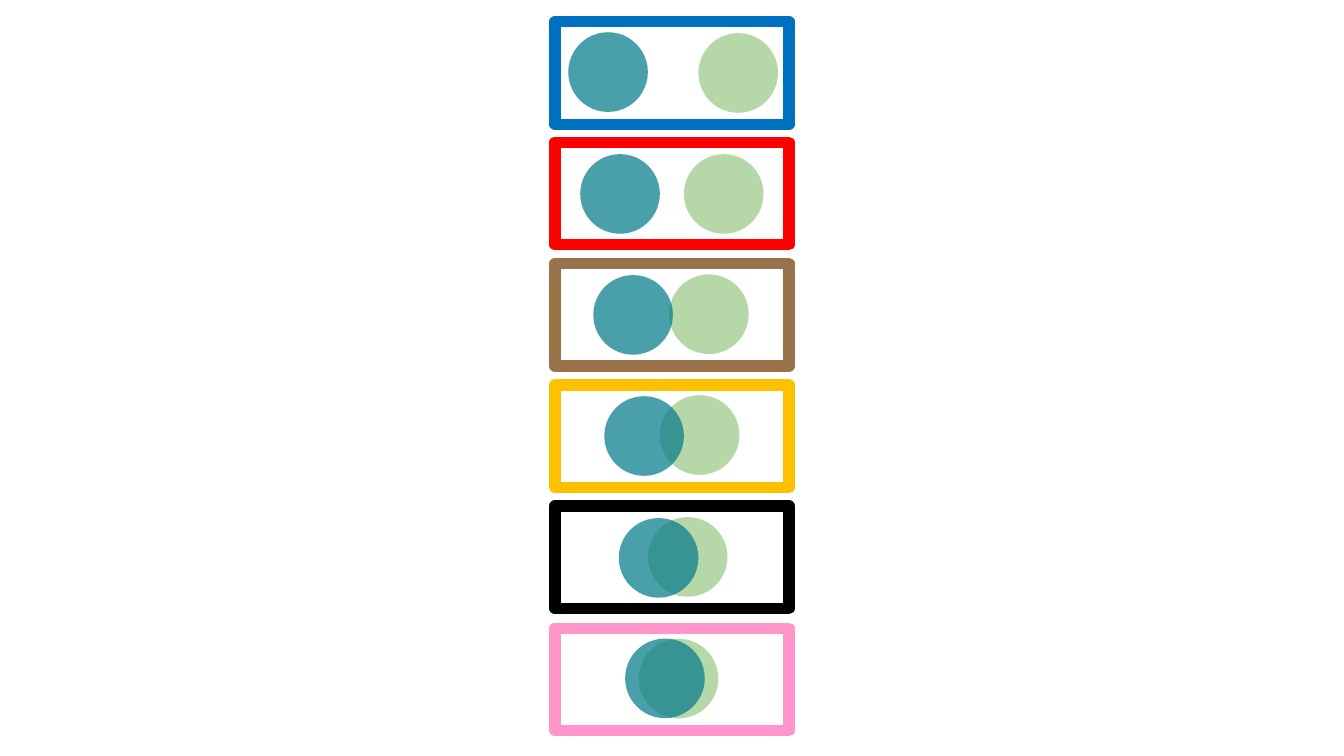
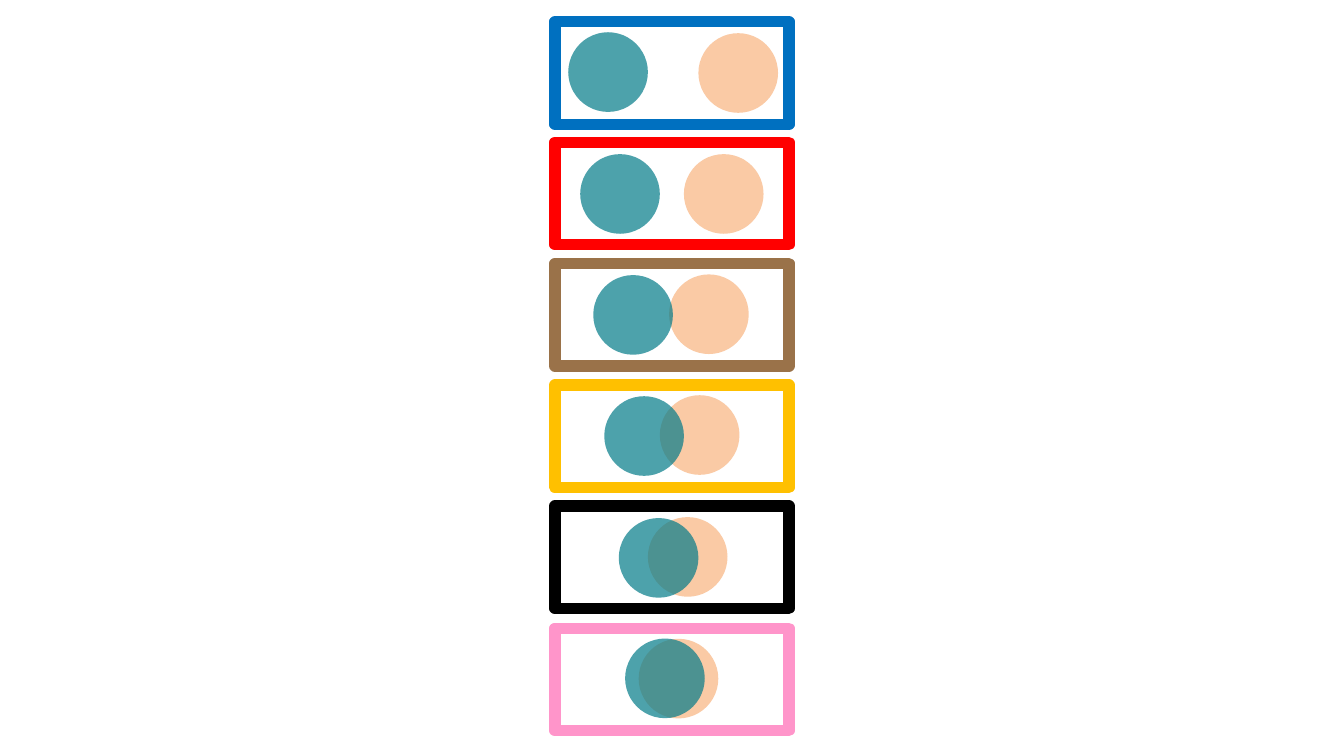
Before and after one commit to ashleyjthomas/OMIT, a slide deck: slide 35 of 3. Stimuli/OMIT Stimuli/OMIT Stim E.pptx (slide 34 before the commit). Drawn at 1344x756 pixels with LibreOffice and Linux fonts; fonts in the diff are those of the drawing. Boxes give left, top, right and bottom in pixels: in the first picture for what was removed or moved away, otherwise in the second. Text is boxed around its words. In the diff, an @@ line names an element or a change of style, - is before the commit and + after.

```diff
--- a/3. Stimuli/OMIT Stimuli/OMIT Stim E.pptx
+++ b/3. Stimuli/OMIT Stimuli/OMIT Stim E.pptx
@@ fill #057C8A at 72% opacity to #057C8A at 71% opacity in 4 elements at <box>593,276,672,355</box>, <box>605,396,684,476</box>, <box>618,517,698,597</box>, <box>625,638,704,718</box> @@
@@ fill #B6D7A8 to #FACAA5 in 6 elements at <box>684,155,763,234</box>, <box>699,34,778,113</box>, <box>669,274,749,353</box>, <box>660,395,739,474</box>, <box>648,517,727,597</box>, <box>638,638,718,718</box> @@
```
Also in this commit, not shown: 3 other slides changed, 7 other files.
